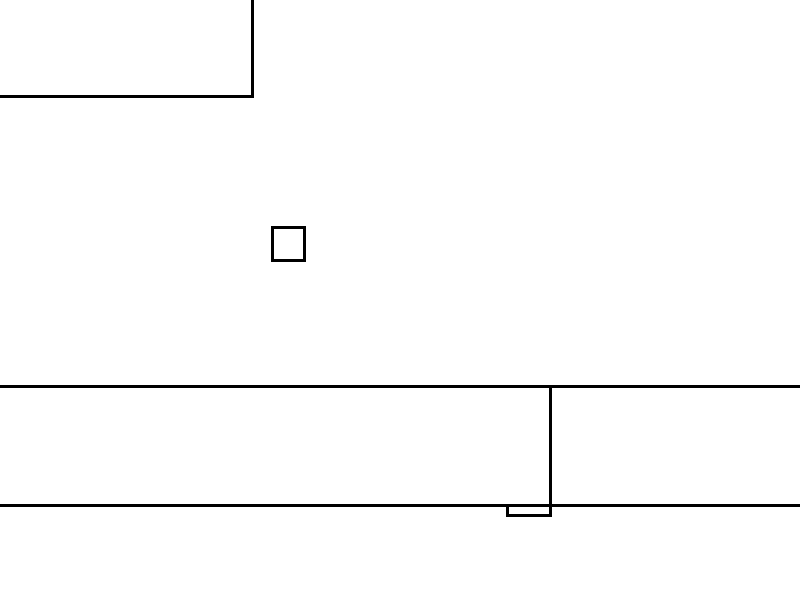
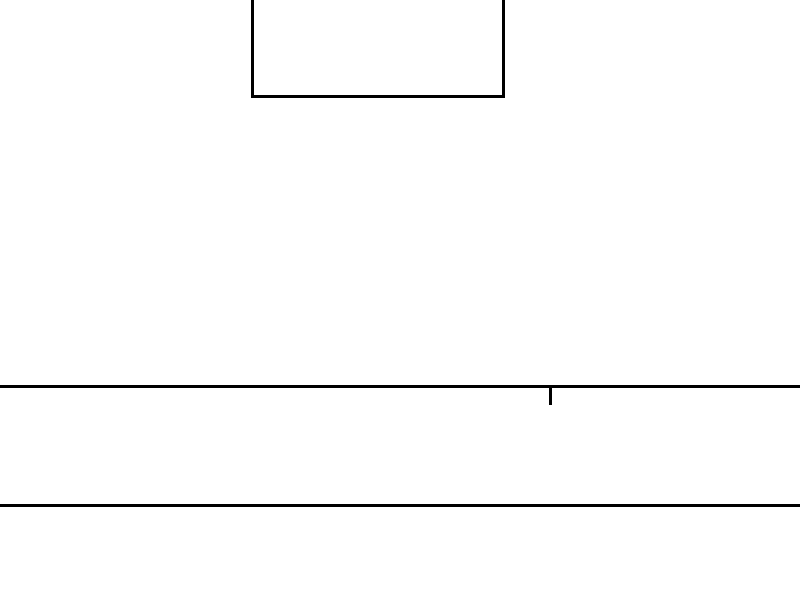
The second 800x600 image is a revision of the first. Changes to its layers:
added layer "Pasted Layer #2" above "Pasted Layer #1" over 254, 0, 505, 98
painted on "Layer #1" over 0, 95, 251, 98
painted on "Layer" over 549, 405, 552, 504
removed layer "Pasted Layer" over 506, 507, 552, 517
painted on "Background" over 254, 95, 306, 262
